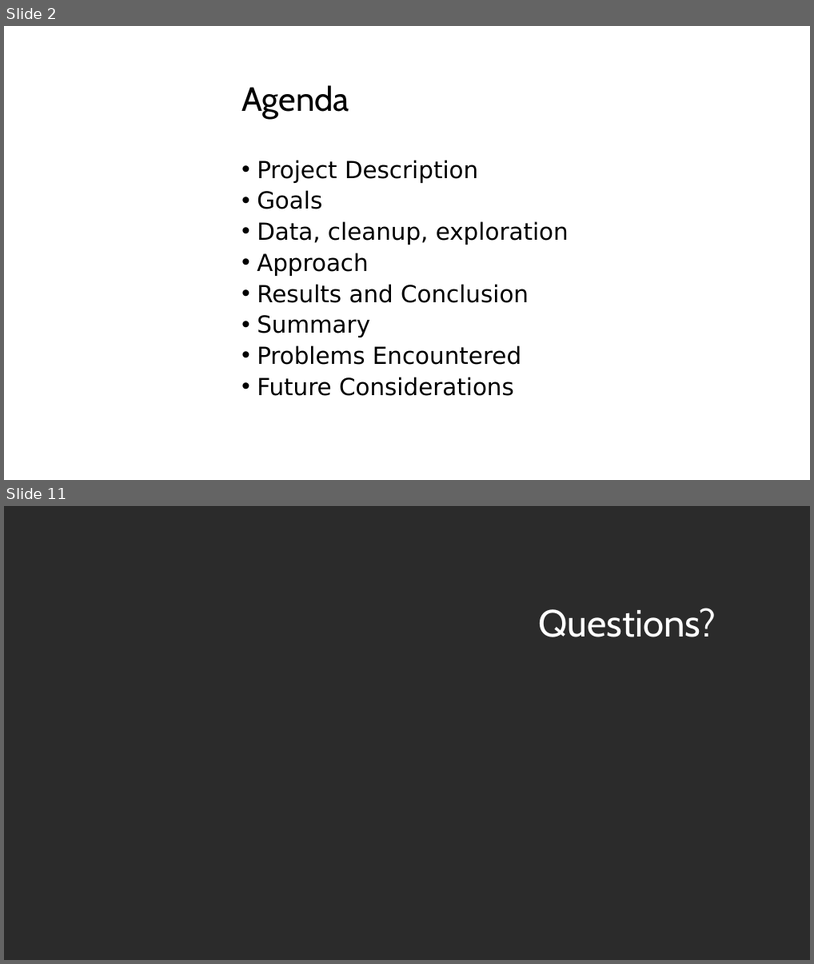
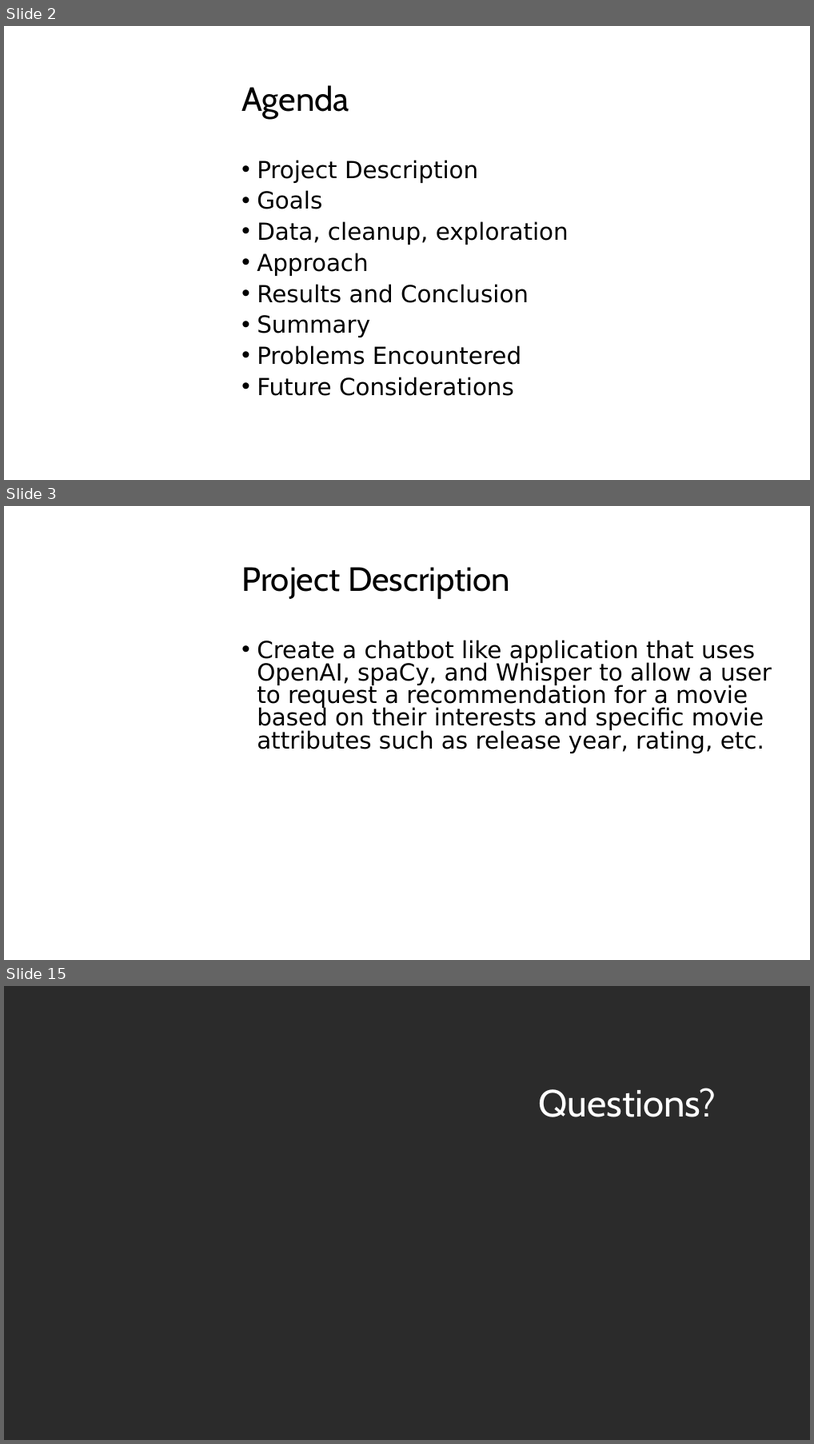
Before and after one commit to brian-campbell/ai-bootcamp-project-3, a slide deck: MovieChatBot.pptx. Shown one above the other, each under a label of ours: slides 2 and 11 before the commit, slides 2, 3 and 15 after it; the slides between them are not shown. The pictures are 814x964 and 814x1444 pixels, drawn with LibreOffice and Linux fonts; fonts in the diff are those of the drawing; background and template pictures are left out; a plain dark background stands for a picture behind light text. Boxes give left, top, right and bottom in pixels: in the first picture for what was removed or moved away, otherwise in the second. Text is boxed around its words. In the diff, an @@ line names an element or a change of style, - is before the commit and + after.

```diff
--- a/MovieChatBot.pptx
+++ b/MovieChatBot.pptx
@@ slide 3 added at (4, 506, 810, 960), background picture (left out) @@
@@ title added at (242, 567, 510, 599), 40 pt, text #000000 @@
+Project Description
@@ text added at (257, 640, 772, 753), 28 pt, text #000000 @@
+• Create a chatbot like application that uses OpenAI, spaCy, and Whisper to allow a user to request a recommendation for a movie based on their interests and specific movie attributes such as release year, rating, etc.
@@ what was slide 11 is now slide 15 @@
```
Also in this commit, not shown: 4 slides changed, 7 other slides added, 4 slides removed.
